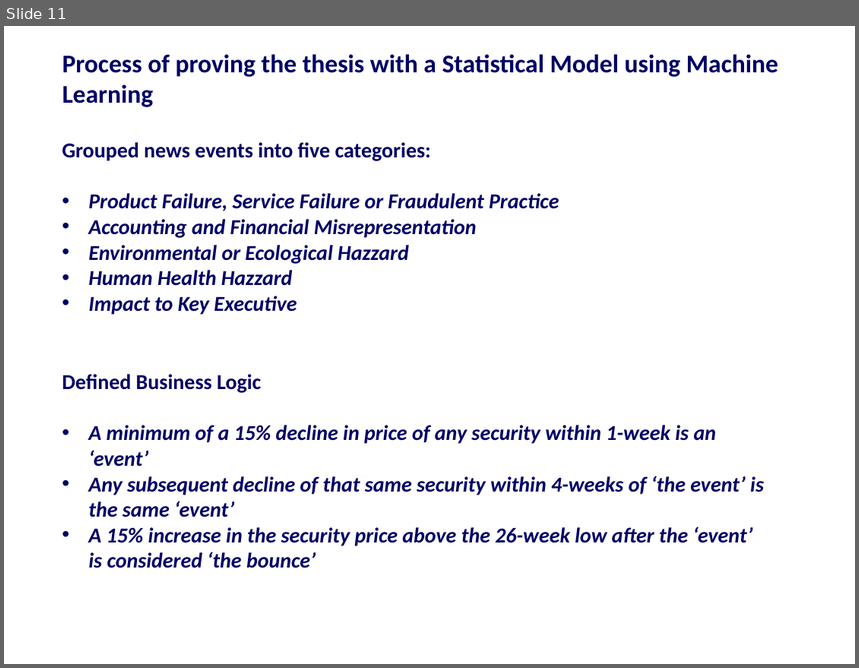
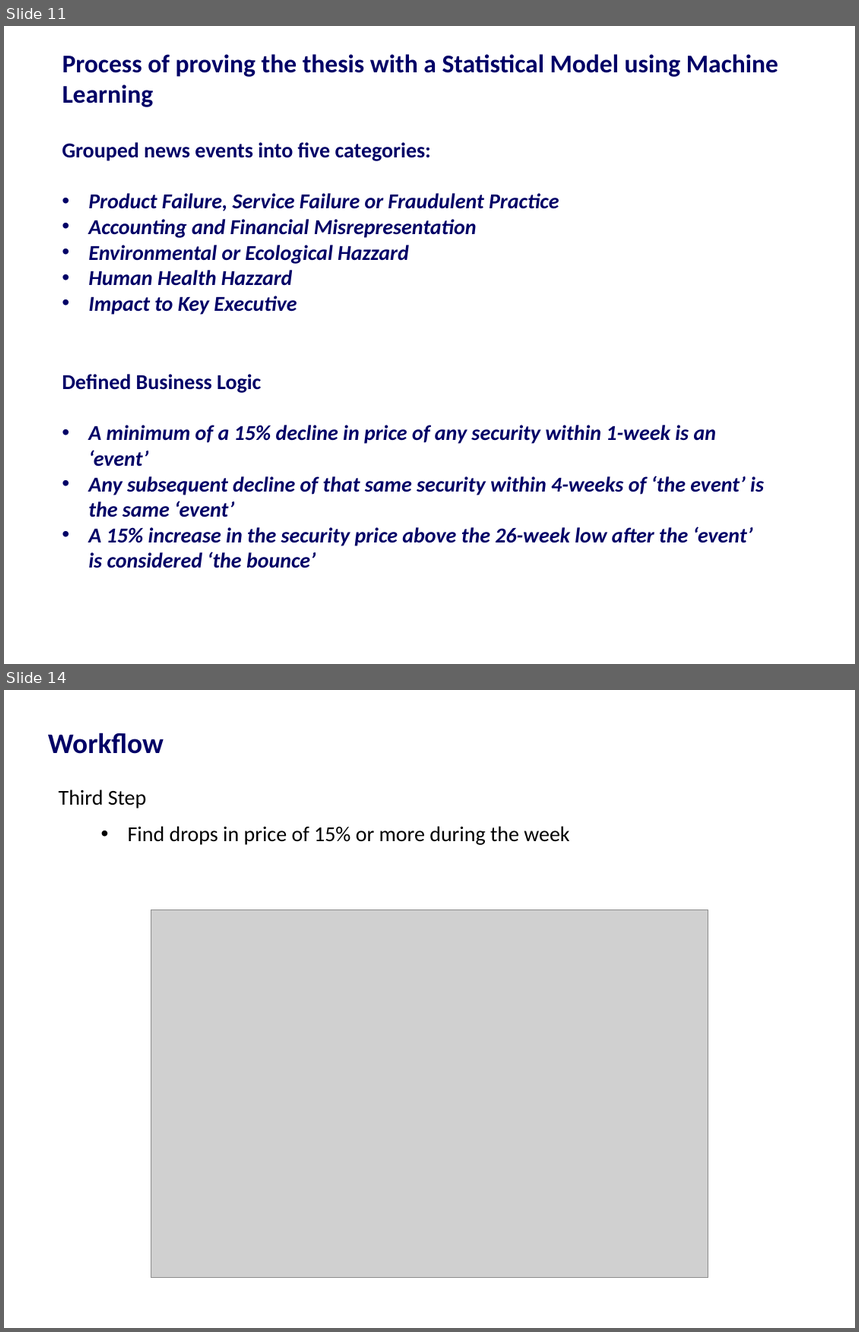
Before and after one commit to harshil753/Bounce_Back, a slide deck: Bounce_Back 24012018v1.pptx. Shown one above the other, each under a label of ours: slide 11 before the commit, slides 11 and 14 after it; the slides between them are not shown. The pictures are 859x668 and 859x1332 pixels, drawn with LibreOffice and Linux fonts; fonts in the diff are those of the drawing; grey boxes stand for pictures. Boxes give left, top, right and bottom in pixels: in the first picture for what was removed or moved away, otherwise in the second. Text is boxed around its words. In the diff, an @@ line names an element or a change of style, - is before the commit and + after.

```diff
--- a/Bounce_Back 24012018v1.pptx
+++ b/Bounce_Back 24012018v1.pptx
@@ slide 14 added at bbox=[4, 690, 855, 1328], background #FFFFFF @@
@@ title added at bbox=[48, 733, 164, 754], 24 pt, text #000066, bold @@
+Workflow
@@ text added at bbox=[59, 790, 569, 845], 18 pt, text #000000 @@
+Third Step
+  • Find drops in price of 15% or more during the week
@@ picture added at bbox=[151, 910, 708, 1277] @@
```
Also in this commit, not shown: 10 other slides added, 4 slides removed, 6 other files.
